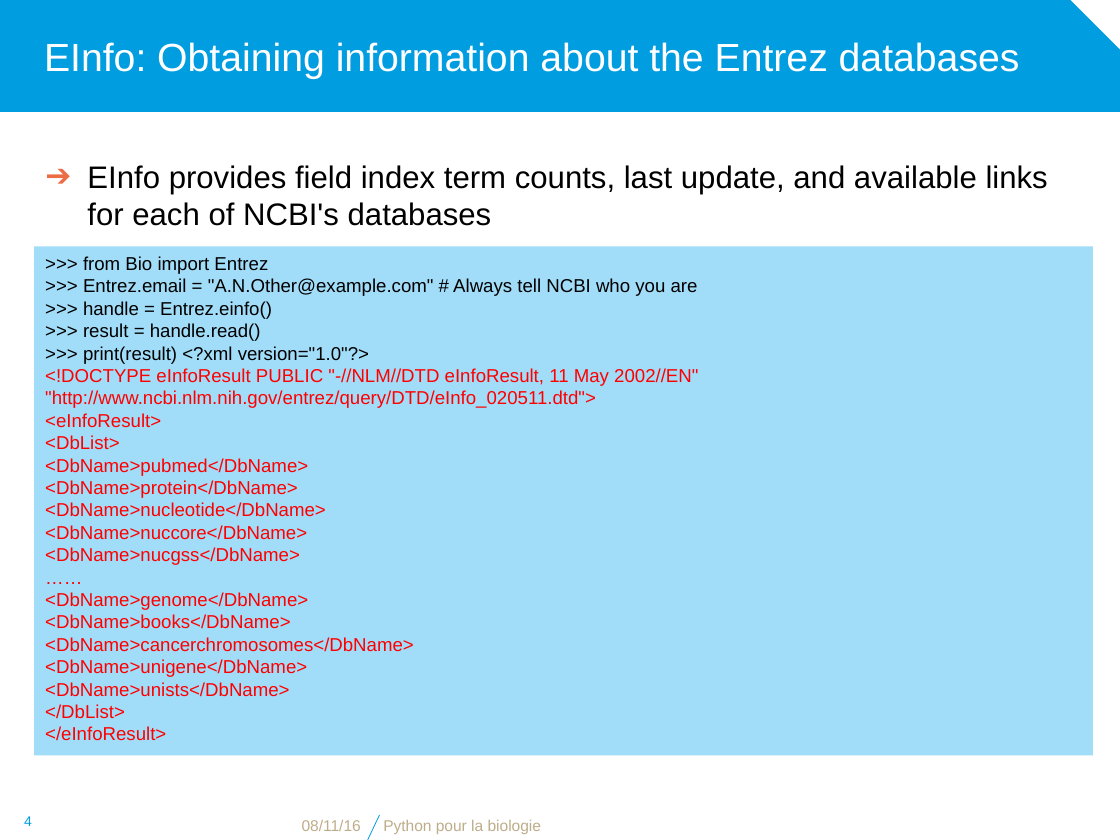
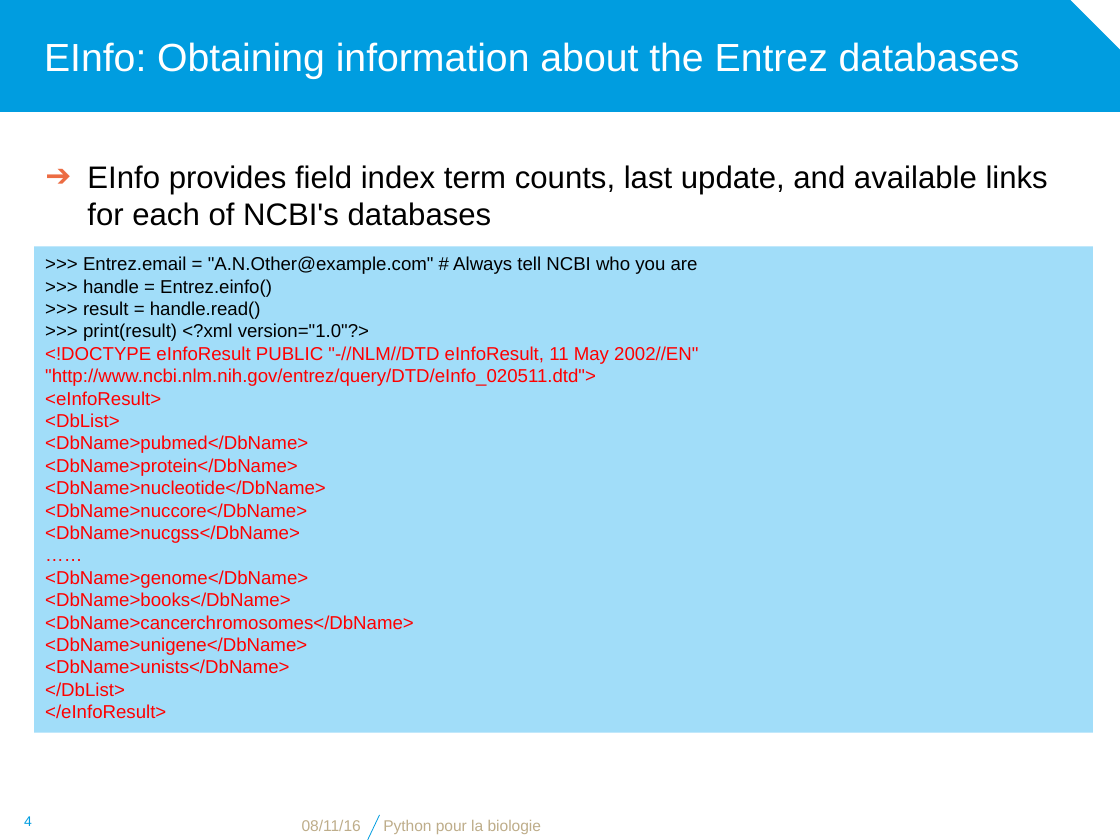
Before and after one commit to bdartigues/python_cnrs_formation, a slide deck: slide 4 of slides/python_biopython_NCBI.pptx. Drawn at 1120x840 pixels with LibreOffice and Linux fonts; fonts in the diff are those of the drawing; background and template pictures are left out. Boxes give left, top, right and bottom in pixels: in the first picture for what was removed or moved away, otherwise in the second. Text is boxed around its words. In the diff, an @@ line names an element or a change of style, - is before the commit and + after.

```diff
--- a/slides/python_biopython_NCBI.pptx
+++ b/slides/python_biopython_NCBI.pptx
@@ rectangle ">>> Entrez.email = "A.N.Other@example.com" # ...": place and size @@
-rectangle ">>> Entrez.email = "A.N.Other@example.com" # ..." at <box>35,246,1093,755</box>
+rectangle ">>> Entrez.email = "A.N.Other@example.com" # ..." at <box>35,246,1093,732</box>
@@ text in rectangle at <box>83,256,268,274</box>: paragraph removed @@
->>> from Bio import Entrez
```
Also in this commit, not shown: 3 other slides changed, 13 slides added, 7 other files.
